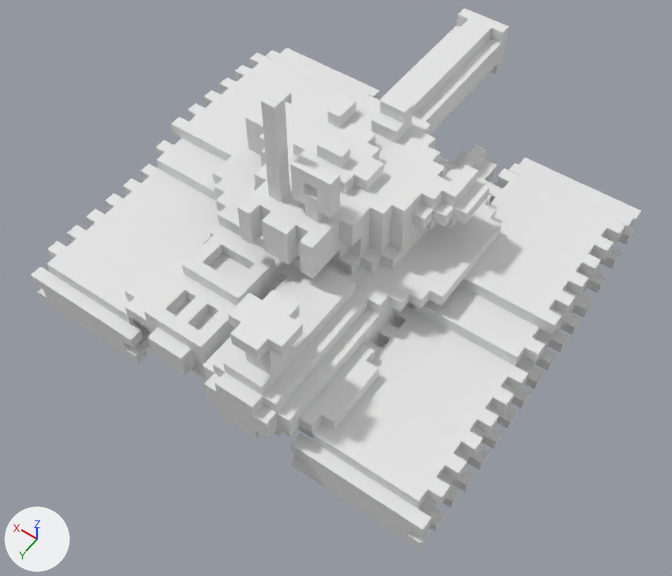
Renders of the OBJ model Godot/tanks-of-freedom-ii/assets/units/red/tank.obj from each side of a commit.
The view is the same before and after, from a 50 mm lens placed at (-2.62, 3.69, 5.84), pointed at (-0.25, 0.37, 0.62). Every picture has the same lights, and +X, +Y and +Z are marked at lower left. Where no turn or scale is listed for an object, it has been applied to the vertices.

In view in the first picture: 'Untitled'.
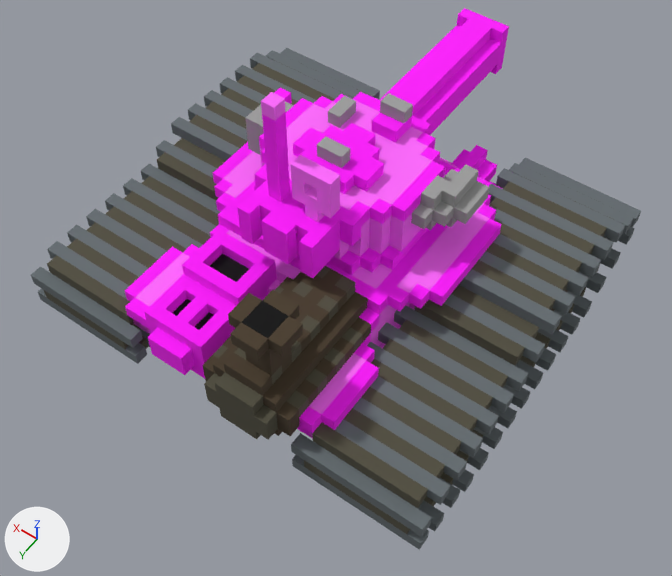
Where the change shows, as pixel boxes [x1, y1, x2, y2] in the pictures (672 x 576 px):
'Untitled', surface changed
    both: [31, 8, 641, 550]

The change, as a list of edits to the scene's bpy script:
```text
Add img_tank_png:
    img_tank_png = load_image('tank.png', 'tank.png', 256, 1, 'sRGB')
Change mat_palette:
    remove mat_palette.base_color = (0.8, 0.8, 0.8)  # white #e7e7e7
    add mat_palette.texture = img_tank_png
```
